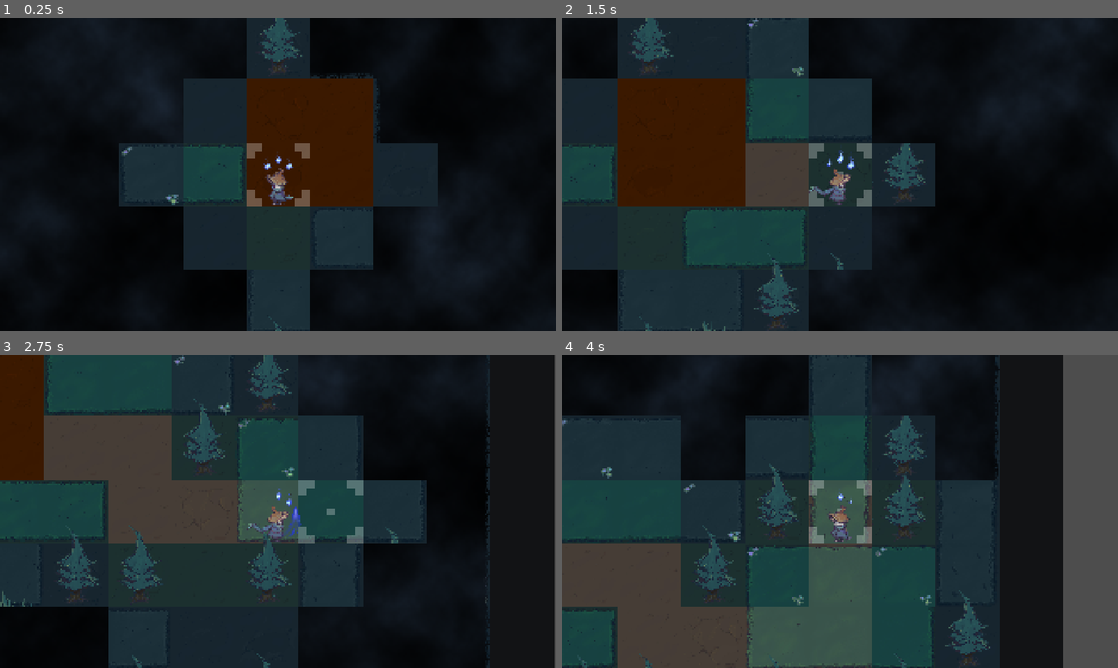
Above: before the commit, frames 1-4 (two rows, left to right).
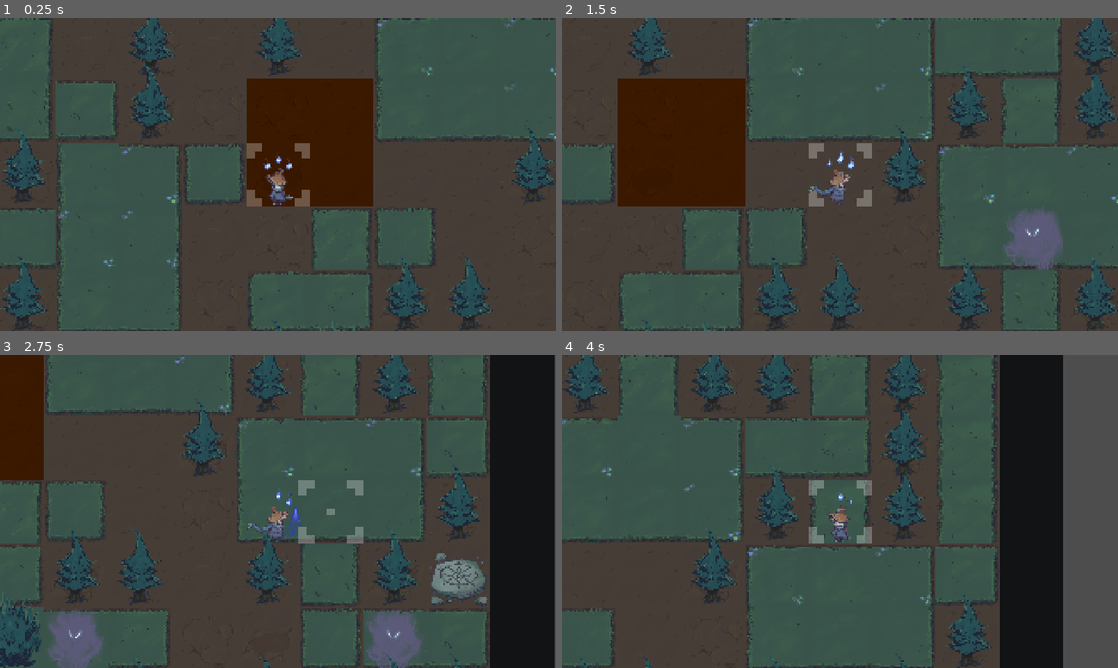
Above: after the commit, the same moments.

Repository: SebboScruff/GMTKJam-2025
Game: Godot game, scene res://scenes/levels/final_level.tscn
Two runs of this game, one before a commit and one after it. Both use one fixed random seed, a clock stepped at 60 frames per second and the inputs below.
Inputs:
- Up to frame 1 (0.25 s): no input
- Up to frame 2 (1.5 s): tap Enter at 0.5 s; hold D (move_right) 0.53-1.28 s; hold S (move_down) from 1.28 s (still down)
- Up to frame 3 (2.75 s): release S (move_down) at 2.03 s; hold D (move_right) from 2.03 s (still down)
- Up to frame 4 (4 s): release D (move_right) at 2.78 s; hold Up (move_up) 2.78-3.53 s; hold Left (move_left) from 3.53 s (still down)

The runs differ from the first frame. In frame 1, 89% of the frame differs, in the area x 0-100%, y 0-100%; in frame 2, 85%; in frame 3, 68%; in frame 4, 55%.

Commit message:
items are done

Diff:
--- a/GMTK25_godot/scenes/levels/final_level.tscn
+++ b/GMTK25_godot/scenes/levels/final_level.tscn
@@ -10,6 +10,13 @@
 [ext_resource type="PackedScene" uid="uid://d2mna074yu4se" path="res://scenes/prefabs/totem.tscn" id="7_ifx55"]
 [ext_resource type="PackedScene" uid="uid://8vdab81hfvav" path="res://scenes/prefabs/basic_enemy.tscn" id="7_jwk10"]
 [ext_resource type="Texture2D" uid="uid://kligf8xubqw5" path="res://assets/decoration_sprites/Environmental_Assets_01.png" id="9_3xiv5"]
+[ext_resource type="PackedScene" uid="uid://b0rrkpwk2vh10" path="res://scenes/prefabs/courage_boost.tscn" id="9_rqhej"]
+[ext_resource type="Texture2D" uid="uid://nx18rmv4cca1" path="res://assets/decoration_sprites/Items.png" id="10_21cr8"]
+[ext_resource type="PackedScene" uid="uid://dhk2eboehfeqx" path="res://scenes/prefabs/courage_wisp.tscn" id="10_ve0j8"]
+
+[sub_resource type="AtlasTexture" id="AtlasTexture_odfv6"]
+atlas = ExtResource("10_21cr8")
+region = Rect2(0, 0, 512, 512)
 
 [sub_resource type="AtlasTexture" id="AtlasTexture_rqhej"]
 atlas = ExtResource("9_3xiv5")
@@ -33,6 +40,7 @@
 
 [node name="QuarterFogLayer" type="TileMapLayer" parent="Map"]
 unique_name_in_owner = true
+visible = false
 z_index = 1
 tile_map_data = PackedByteArray("AAD4//j/BQABAAEAAAD5//j/BQAAAAEAAAD6//n/BQABAAAAAAD6//r/BQABAAEAAAD7//r/BQABAAAAAAD7// …(3952 unchanged characters)…
 tile_set = ExtResource("1_lekuc")
@@ -40,6 +48,7 @@
 
 [node name="HalfFogLayer" type="TileMapLayer" parent="Map"]
 unique_name_in_owner = true
+visible = false
 z_index = 3
 tile_map_data = PackedByteArray("AAD4//j/AwAAAAAAAAD5//j/AwAAAAAAAAD6//n/AwABAAAAAAD6//r/AwAAAAEAAAD6//v/AwAAAAEAAAD7// …(3952 unchanged characters)…
 tile_set = ExtResource("1_lekuc")
@@ -47,6 +56,7 @@
 
 [node name="FogLayer" type="TileMapLayer" parent="Map"]
 unique_name_in_owner = true
+visible = false
 z_index = 7
 tile_map_data = PackedByteArray("AAD+////AQADAAEAAAD+//7/AQACAAEAAAD+//3/AQACAAEAAAD+//z/AQACAAEAAAD9////AQACAAEAAAD9// …(3952 unchanged characters)…
 tile_set = ExtResource("3_vmyuh")
@@ -405,6 +415,54 @@
 [node name="Pickups" type="Node2D" parent="Map_Decorations_Master"]
 
 [node name="PickupRespawner" parent="Map_Decorations_Master/Pickups" instance=ExtResource("6_e446s")]
+
+[node name="CourageBoost_Sword2" parent="Map_Decorations_Master/Pickups/PickupRespawner" instance=ExtResource("9_rqhej")]
+position = Vector2(-3840, -3328)
+courage_increase = 2
+
+[node name="Sprite2D" parent="Map_Decorations_Master/Pickups/PickupRespawner/CourageBoost_Sword2" index="1"]
+texture = SubResource("AtlasTexture_odfv6")
+
+[node name="CourageWisp" parent="Map_Decorations_Master/Pickups/PickupRespawner/CourageBoost_Sword2" index="2"]
+position = Vector2(-89, -59)
+
+[node name="CourageWisp2" parent="Map_Decorations_Master/Pickups/PickupRespawner/CourageBoost_Sword2" instance=ExtResource("10_ve0j8")]
+position = Vector2(76, -92)
+scale = Vector2(0.685366, 0.841864)
+
+[node name="CourageBoost_Sword3" parent="Map_Decorations_Master/Pickups/PickupRespawner" instance=ExtResource("9_rqhej")]
+position = Vector2(1792, -3840)
+courage_increase = 2
+
+[node name="Sprite2D" parent="Map_Decorations_Master/Pickups/PickupRespawner/CourageBoost_Sword3" index="1"]
+texture = SubResource("AtlasTexture_odfv6")
+
+[node name="CourageWisp" parent="Map_Decorations_Master/Pickups/PickupRespawner/CourageBoost_Sword3" index="2"]
+position = Vector2(-89, -59)
+
+[node name="CourageWisp2" parent="Map_Decorations_Master/Pickups/PickupRespawner/CourageBoost_Sword3" instance=ExtResource("10_ve0j8")]
+position = Vector2(76, -92)
+scale = Vector2(0.685366, 0.841864)
+
+[node name="CourageBoost_Book" parent="Map_Decorations_Master/Pickups/PickupRespawner" instance=ExtResource("9_rqhej")]
+position = Vector2(-1792, 2304)
+courage_increase = 1
+
+[node name="CourageBoost_Book2" parent="Map_Decorations_Master/Pickups/PickupRespawner" instance=ExtResource("9_rqhej")]
+position = Vector2(3328, 3840)
+courage_increase = 1
+
+[node name="CourageBoost_AnimBook" parent="Map_Decorations_Master/Pickups/PickupRespawner" instance=ExtResource("9_rqhej")]
+position = Vector2(-3328, 2816)
+courage_increase = 3
+
+[node name="CourageWisp2" parent="Map_Decorations_Master/Pickups/PickupRespawner/CourageBoost_AnimBook" instance=ExtResource("10_ve0j8")]
+position = Vector2(120, -83)
+scale = Vector2(0.685366, 0.841864)
+
+[node name="CourageWisp3" parent="Map_Decorations_Master/Pickups/PickupRespawner/CourageBoost_AnimBook" instance=ExtResource("10_ve0j8")]
+position = Vector2(-83, 9.00002)
+scale = Vector2(0.685366, 0.841864)
 
 [node name="Decorations" type="Node2D" parent="Map_Decorations_Master"]
 
@@ -499,3 +557,9 @@
 map_manager = NodePath("../Map")
 tilemap = NodePath("../Map/FullRevealLayer")
 pickup_respawner = NodePath("../Map_Decorations_Master/Pickups/PickupRespawner")
+
+[editable path="Map_Decorations_Master/Pickups/PickupRespawner/CourageBoost_Sword2"]
+[editable path="Map_Decorations_Master/Pickups/PickupRespawner/CourageBoost_Sword3"]
+[editable path="Map_Decorations_Master/Pickups/PickupRespawner/CourageBoost_Book"]
+[editable path="Map_Decorations_Master/Pickups/PickupRespawner/CourageBoost_Book2"]
+[editable path="Map_Decorations_Master/Pickups/PickupRespawner/CourageBoost_AnimBook"]
--- a/GMTK25_godot/scenes/prefabs/courage_boost.gd
+++ b/GMTK25_godot/scenes/prefabs/courage_boost.gd
@@ -4,8 +4,13 @@
 @onready var sprite: Sprite2D = $Sprite2D
 @onready var collision_shape_2d: CollisionShape2D = $CollisionShape2D
 
+@export var courage_increase:int
+var visual_wisps = []
 
-@export var courage_increase:int
+func _ready() -> void:
+	for c in get_children():
+		if(c is CourageWisp):
+			visual_wisps.append(c)
 
 func on_pickup(_player:Player) -> void:
 	print("%s picked up by Player"%name)
@@ -14,9 +19,13 @@
 	# Hide the sprite
 	sprite.set_visible(false)
 	_player.add_wisps(courage_increase)
+	for w in visual_wisps:
+		w.set_visible(false)
 
 func reset() -> void:
 	# re-enable the collider
 	collision_shape_2d.disabled = false
 	# Show the sprite
 	sprite.set_visible(true)
+	for w in visual_wisps:
+		w.set_visible(true)
--- a/GMTK25_godot/scenes/prefabs/courage_boost.tscn
+++ b/GMTK25_godot/scenes/prefabs/courage_boost.tscn
@@ -1,14 +1,15 @@
-[gd_scene load_steps=5 format=3 uid="uid://b0rrkpwk2vh10"]
+[gd_scene load_steps=6 format=3 uid="uid://b0rrkpwk2vh10"]
 
 [ext_resource type="Script" uid="uid://bkqroi178ckve" path="res://scenes/prefabs/courage_boost.gd" id="1_i7evw"]
 [ext_resource type="Texture2D" uid="uid://nx18rmv4cca1" path="res://assets/decoration_sprites/Items.png" id="2_i7evw"]
+[ext_resource type="PackedScene" uid="uid://dhk2eboehfeqx" path="res://scenes/prefabs/courage_wisp.tscn" id="3_mm7oy"]
 
 [sub_resource type="RectangleShape2D" id="RectangleShape2D_i7evw"]
 size = Vector2(512, 512)
 
 [sub_resource type="AtlasTexture" id="AtlasTexture_mm7oy"]
 atlas = ExtResource("2_i7evw")
-region = Rect2(0, 0, 512, 512)
+region = Rect2(512, 0, 512, 512)
 
 [node name="CourageBoost" type="Area2D"]
 z_index = 2
@@ -17,6 +18,11 @@
 
 [node name="CollisionShape2D" type="CollisionShape2D" parent="."]
 shape = SubResource("RectangleShape2D_i7evw")
+debug_color = Color(0, 0.64462, 0.277253, 0.42)
 
 [node name="Sprite2D" type="Sprite2D" parent="."]
 texture = SubResource("AtlasTexture_mm7oy")
+
+[node name="CourageWisp" parent="." instance=ExtResource("3_mm7oy")]
+position = Vector2(0, -132)
+scale = Vector2(0.685366, 0.841864)
--- /dev/null
+++ b/GMTK25_godot/scenes/prefabs/courage_wisp.gd
@@ -0,0 +1,12 @@
+class_name CourageWisp
+extends AnimatedSprite2D
+
+
+# Called when the node enters the scene tree for the first time.
+func _ready() -> void:
+	pass # Replace with function body.
+
+
+# Called every frame. 'delta' is the elapsed time since the previous frame.
+func _process(delta: float) -> void:
+	pass
--- a/GMTK25_godot/scenes/prefabs/courage_wisp.tscn
+++ b/GMTK25_godot/scenes/prefabs/courage_wisp.tscn
@@ -1,6 +1,7 @@
-[gd_scene load_steps=6 format=3 uid="uid://dhk2eboehfeqx"]
+[gd_scene load_steps=7 format=3 uid="uid://dhk2eboehfeqx"]
 
 [ext_resource type="Texture2D" uid="uid://dppihrv6ym8h5" path="res://assets/character_sprites/Wisp.png" id="1_up84e"]
+[ext_resource type="Script" uid="uid://da0y1jcr18vcs" path="res://scenes/prefabs/courage_wisp.gd" id="2_by88x"]
 
 [sub_resource type="AtlasTexture" id="AtlasTexture_by88x"]
 atlas = ExtResource("1_up84e")
@@ -38,3 +39,4 @@
 sprite_frames = SubResource("SpriteFrames_0s26y")
 autoplay = "default"
 frame_progress = 0.89225
+script = ExtResource("2_by88x")
Not shown: 1 places in GMTK25_godot/scenes/levels/final_level.tscn that only renumber resources
Not shown, added: GMTK25_godot/scenes/prefabs/courage_wisp.gd.uid
